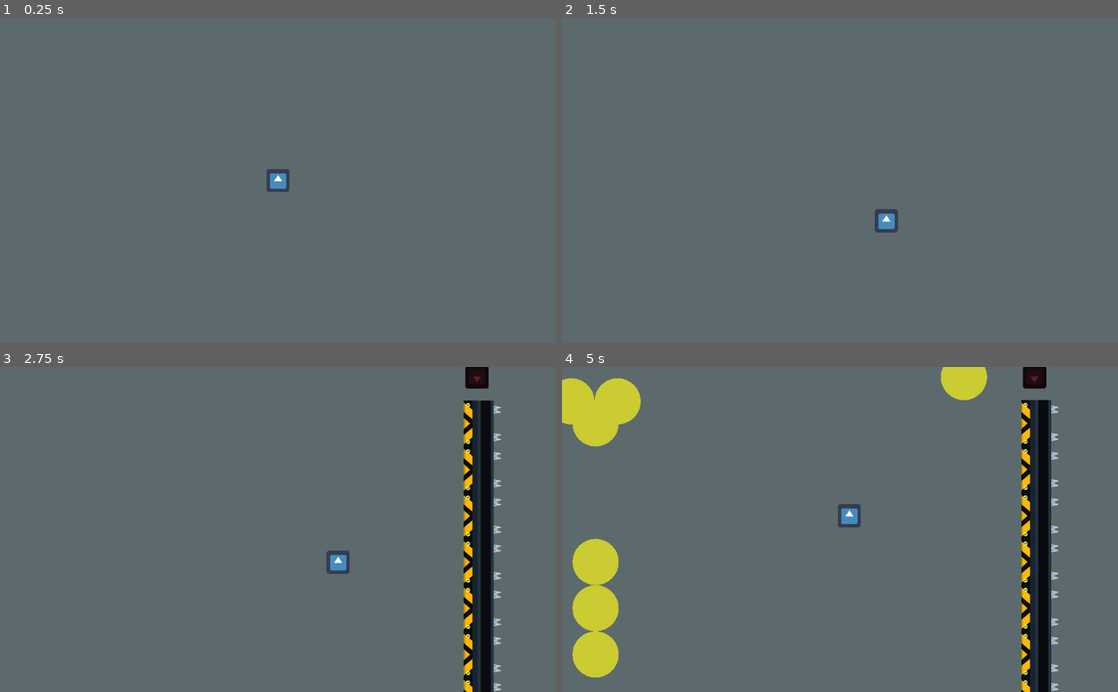
Above: before the commit, frames 1-4 (two rows, left to right).
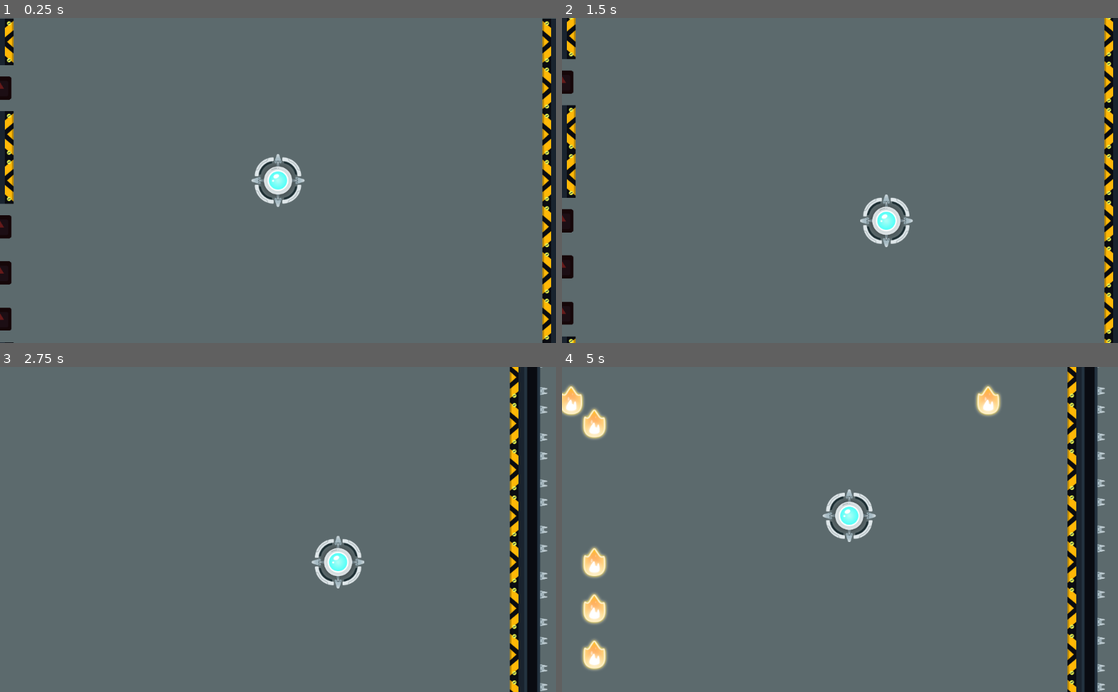
Above: after the commit, the same moments.

Repository: SubSage/RE-STICK-TED
Game: Godot game, scene res://Game.tscn
The game is run twice, just before and just after one commit, with the same random seed, the same clock (stepped at 60 frames per second) and the same inputs. The engine's default icon, where the game draws it, is replaced by a stand-in: a white triangle on a blue panel in a dark square.
Inputs (mouse positions are in pixels of both pictures, inside the frame that each line leads up to):
- Up to frame 1 (0.25 s): no input
- Up to frame 2 (1.5 s): tap Enter at 0.5 s; move the mouse to (962, 164) at 0.52 s; hold Right (ui_right) 0.53-1.28 s; tap Space at 1.25 s; move the mouse to (728, 196) at 1.27 s; hold Down (ui_down) from 1.28 s (still down)
- Up to frame 3 (2.75 s): move the mouse to (333, 458) at 2.02 s; release Down (ui_down) at 2.03 s; hold Right (ui_right) from 2.03 s (still down)
- Up to frame 4 (5 s): move the mouse to (812, 594) at 2.77 s; release Right (ui_right) at 2.78 s; hold Up (ui_up) 2.78-3.53 s; move the mouse to (1006, 578) at 3.52 s; hold Left (ui_left) from 3.53 s (still down); move the mouse to (673, 480) at 4.27 s

The runs differ from the first frame. In frame 1, 5.0% of the frame differs, in the area x 0-100%, y 0-100%; in frame 2, 5.0%; in frame 3, 12%; in frame 4, 18%, in the area x 0-98%, y 0-100%.

Commit message:
submission time

Diff:
--- a/Bullet.gd
+++ b/Bullet.gd
@@ -15,7 +15,7 @@
 
 
 func _draw():
-	draw_circle(Vector2(0,0), size, color)
+#	draw_circle(Vector2(0,0), size, color)
 	pass
 
 func _on_Area2D_area_entered(area):
--- a/Bullet.tscn
+++ b/Bullet.tscn
@@ -1,6 +1,7 @@
-[gd_scene load_steps=3 format=2]
+[gd_scene load_steps=4 format=2]
 
 [ext_resource path="res://Bullet.gd" type="Script" id=1]
+[ext_resource path="res://Sprites/bulletFat.png" type="Texture" id=2]
 
 [sub_resource type="CircleShape2D" id=1]
 
@@ -32,6 +33,10 @@
 one_shot = true
 autostart = true
 
+[node name="Sprite" type="Sprite" parent="." index="2"]
+
+texture = ExtResource( 2 )
+
 [connection signal="area_entered" from="Area2D" to="." method="_on_Area2D_area_entered"]
 
 [connection signal="timeout" from="Timer" to="." method="_on_Timer_timeout"]
--- a/Game.tscn
+++ b/Game.tscn
@@ -31,6 +31,6 @@
 process_mode = 1
 wait_time = 0.5
 one_shot = false
-autostart = true
+autostart = false
 
 [connection signal="timeout" from="Timer" to="." method="_on_Timer_timeout"]
--- a/Panel.gd
+++ b/Panel.gd
@@ -33,6 +33,8 @@
 func _on_Area2D_area_entered(area):
 	if area.is_in_group("player bullets"):
 #		print(area.name)
+		$"..".enemy_count-=1
+		print ($"..".enemy_count)
 		queue_free()
 		pass # replace with function body
 
@@ -40,7 +42,11 @@
 func _on_Timer_timeout():
 	var b = Bullet.instance()
 	b.add_to_group("enemy_bullet")
+
+	b.get_node("Area2D").add_to_group("enemy_bullet")
+	b.get_node("Sprite")
 	b.direction=direction
+	b.rotation=self.rotation
 	b.speed=128*1.5
 	b.size=128/2
 	b.get_node("Timer").wait_time=8
--- a/Panel.tscn
+++ b/Panel.tscn
@@ -14,6 +14,7 @@
 
 [node name="Area2D" type="Area2D" parent="." index="0" groups=[
 "shootable",
+"wall",
 ]]
 
 input_pickable = true
@@ -37,7 +38,7 @@
 [node name="Timer" type="Timer" parent="." index="2"]
 
 process_mode = 1
-wait_time = 2.0
+wait_time = 4.0
 one_shot = false
 autostart = true
 
--- a/Player.gd
+++ b/Player.gd
@@ -55,6 +55,15 @@
 			b.position=self.position
 			b.speed=128*3
 			b.size=4
+			b.get_node("Sprite").texture=load("res://Sprites/bulletSpark.png")
+			if(direction.x>0):
+				b.rotate(deg2rad(90))
+			if(direction.x<0):
+				b.rotate(deg2rad(90))
+			if(direction.y>0):
+				b.rotate(deg2rad(180))
+			if(direction.y<0):
+				b.rotate(deg2rad(180))
 			b.get_node("Area2D").add_to_group("player bullets")
 			$"..".add_child(b)
 
@@ -79,5 +88,8 @@
 
 func _on_hitbox_area_entered(area):
 #	print(area.name)
+	if(area.is_in_group("enemy_bullet")or area.is_in_group("wall")):
+		get_tree().quit()
+#	print(area.name)
 #	print("Player has touched : " +str(area.name))
 	pass # replace with function body
--- a/Player.tscn
+++ b/Player.tscn
@@ -1,7 +1,7 @@
 [gd_scene load_steps=4 format=2]
 
 [ext_resource path="res://Player.gd" type="Script" id=1]
-[ext_resource path="res://icon.png" type="Texture" id=2]
+[ext_resource path="res://Sprites/_REF_playerIdle.png" type="Texture" id=2]
 
 [sub_resource type="RectangleShape2D" id=1]
 
--- a/Scenes/wallStraight.tscn
+++ b/Scenes/wallStraight.tscn
@@ -380,6 +380,11 @@
 custom_solver_bias = 0.0
 extents = Vector2( 64, 64 )
 
+[sub_resource type="RectangleShape2D" id=6]
+
+custom_solver_bias = 0.0
+extents = Vector2( 10, 10 )
+
 [node name="wallStraight" type="Node2D"]
 
 script = ExtResource( 1 )
@@ -532,3 +537,19 @@
 visible = false
 shape = SubResource( 5 )
 _sections_unfolded = [ "Visibility" ]
+
+[node name="Area2D" type="Area2D" parent="." index="5" groups=[
+"wall",
+]]
+
+input_pickable = true
+gravity_vec = Vector2( 0, 1 )
+gravity = 98.0
+linear_damp = 0.1
+angular_damp = 1.0
+audio_bus_override = false
+audio_bus_name = "Master"
+
+[node name="CollisionShape2D" type="CollisionShape2D" parent="Area2D" index="0"]
+
+shape = SubResource( 6 )
--- a/World.gd
+++ b/World.gd
@@ -6,6 +6,8 @@
 var Panels = preload("res://Panel.tscn")
 var Wall = preload("res://Scenes/wallStraight.tscn")
 var Omni = preload("res://Scenes/turretOmni.tscn")
+var enemy_count=0
+var stage=0
 
 func _ready():
 	pass
@@ -17,8 +19,11 @@
 			if panels == 0 or panels==grid_size.x-1:
 				for panels2 in range(1,grid_size.y-1):
 					if randf()<.32:
+						enemy_count += 1
+
+#						print("enenmys: " + str(enemy_count))
 						var p = Panels.instance()
-						p.delay(panels/30.0 + ((grid_size.y - 1))/60.0)
+						p.delay(min(panels/30.0 + ((grid_size.y - 1))/60.0,1.4))
 						p.position.x=panels * cell_size
 						p.position.y=panels2 * cell_size
 						p.direction=Vector2(1,0)
@@ -41,16 +46,19 @@
 							w.rotate(deg2rad(270))
 			else:
 				if randf()<.3:
+					enemy_count += 1
 					var p = Panels.instance()
-					p.delay(panels/10.0)
+					p.delay(min(1.4,panels/10.0))
 					p.position.x=panels * cell_size
 					p.direction=Vector2(0,1)
 					add_child(p)
 					p.get_node("turretStandard").rotate(deg2rad(90))
 					var p2 = Panels.instance()
+#					print("enenmys: " + str(enemy_count))
+					enemy_count += 1
 					p2.position.x=panels * cell_size
 					p2.position.y=(grid_size.y - 1) * cell_size
-					p2.delay(panels/10.0 + ((grid_size.y - 1))/30.0)
+					p2.delay(min(1.4,panels/10.0 + ((grid_size.y - 1))/30.0))
 					p2.direction=Vector2(0,-1)
 					add_child(p2)
 					p2.get_node("turretStandard").rotate(deg2rad(270))
@@ -72,7 +80,12 @@
 func _process(delta):
 	#rotate(.03)
 	#position.x+=32*delta
-	t=t + delta
+#	t=t + delta
+	if enemy_count<=0:
+		for i in range(0, get_child_count()):
+			get_child(i).queue_free()
+		grid_size = Vector2(grid_size.x+1,grid_size.y+1)
+		init(1)
 	update()
 	pass
 
Not shown: 1 places in Scenes/wallStraight.tscn that only renumber resources
Not shown, added: export_presets.cfg
Not shown, added: Builds/OSX/Re[stick]ted.zip
Not shown, added: Builds/linux/Re[stick]ted.pck
Not shown, added: Builds/linux/Re[stick]ted.x86_64
Not shown, added: Builds/windows/Re[stick]ted.zip
